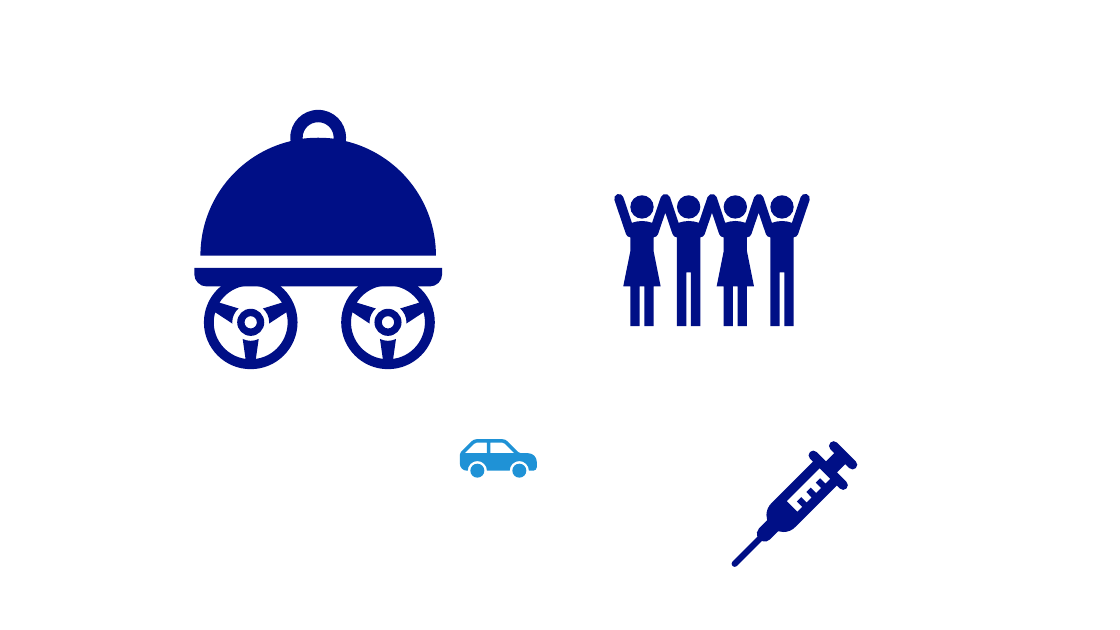
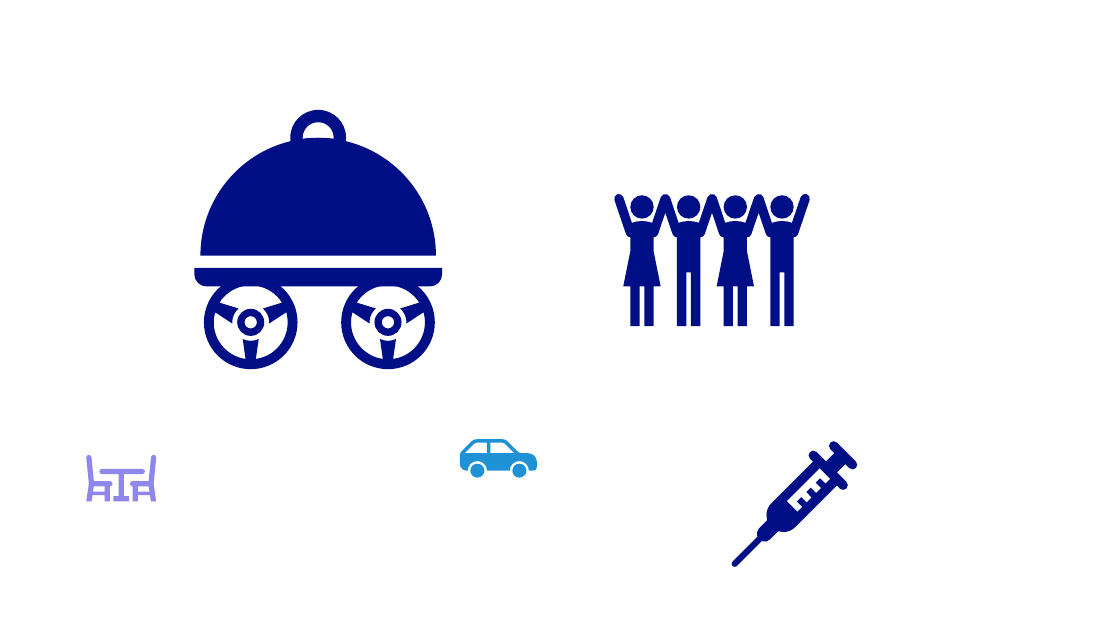
Before and after one commit to HelpMyStreet/front-end, a slide deck: slide 4 of HelpMyStreetFE/HelpMyStreetFE/src/pptx/Icons.pptx. Drawn at 1120x630 pixels with LibreOffice and Linux fonts; fonts in the diff are those of the drawing. Boxes give left, top, right and bottom in pixels: in the first picture for what was removed or moved away, otherwise in the second. Text is boxed around its words. In the diff, an @@ line names an element or a change of style, - is before the commit and + after.

```diff
--- a/HelpMyStreetFE/HelpMyStreetFE/src/pptx/Icons.pptx
+++ b/HelpMyStreetFE/HelpMyStreetFE/src/pptx/Icons.pptx
@@ freeform shape added at (87, 455, 113, 502), fill #8F87EB @@
@@ freeform shape added at (99, 469, 145, 502), fill #8F87EB @@
@@ freeform shape added at (130, 455, 156, 502), fill #8F87EB @@
```
Also in this commit, not shown: 1 other file.
